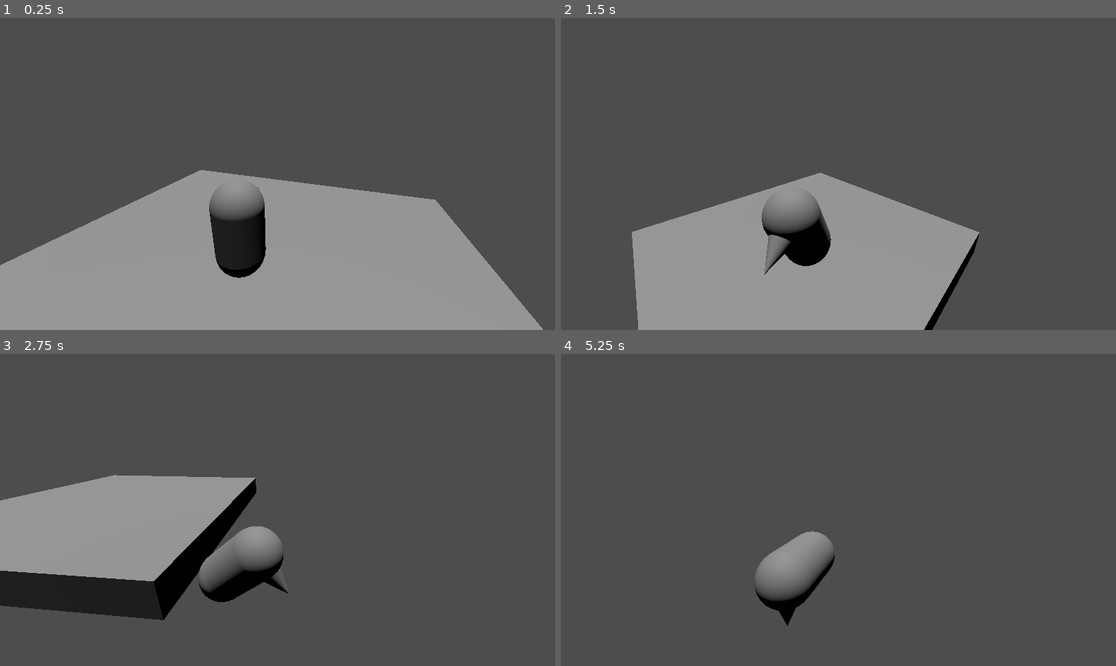
Above: before the commit, frames 1-4 (two rows, left to right).
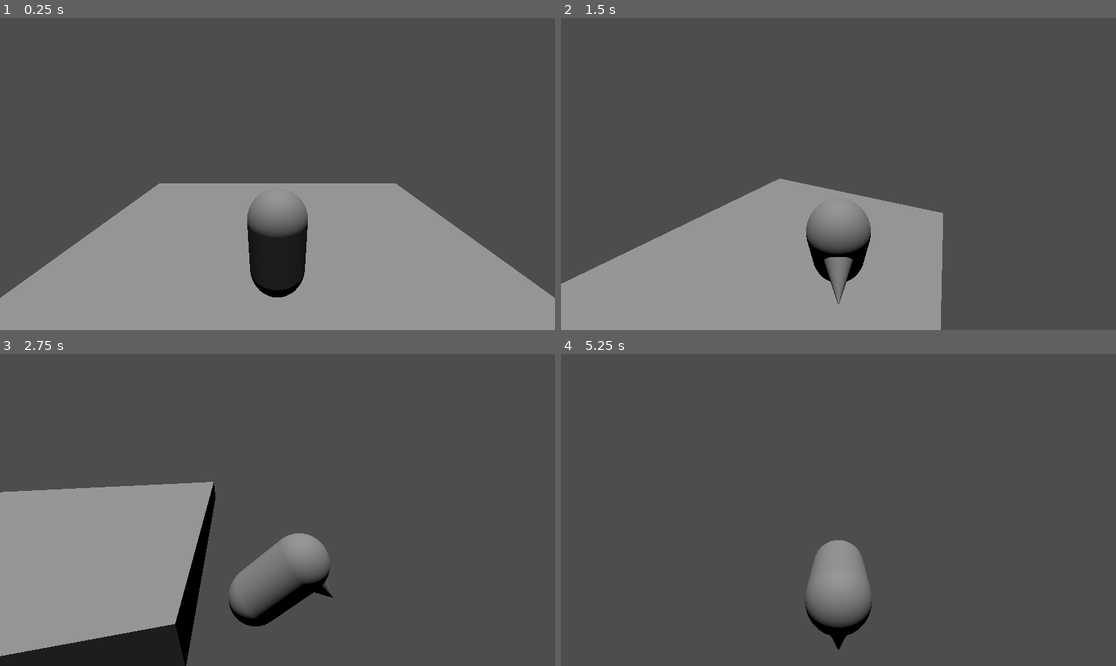
Above: after the commit, the same moments.

Repository: B1689542/Bannana-Barry-and-His-Quest-for-the-Third-Dimension
Game: Godot game, scene res://world.tscn
Same seed, same stepped clock (60 frames per second), same inputs: the game is played once before the commit and once after it.
Inputs (mouse positions are in pixels of both pictures, inside the frame that each line leads up to):
- Up to frame 1 (0.25 s): no input
- Up to frame 2 (1.5 s): tap Enter at 0.5 s; move the mouse to (960, 158) at 0.52 s; hold D (strafe_right) 0.53-1.28 s; tap Space (jump) at 0.77 s; move the mouse to (727, 189) at 1.27 s; hold S (move_back) from 1.28 s (still down)
- Up to frame 3 (2.75 s): tap Space (jump) at 1.52 s; move the mouse to (333, 441) at 2.02 s; release S (move_back) at 2.03 s; hold D (strafe_right) from 2.03 s (still down)
- Up to frame 4 (5.25 s): move the mouse to (810, 572) at 2.77 s; release D (strafe_right) at 2.78 s; hold W (move_forward) 2.78-3.53 s; tap Space (jump) at 3.02, 3.77, 4.52 s; move the mouse to (1005, 556) at 3.52 s; hold A (strafe_left) 3.53-5.03 s; move the mouse to (672, 463) at 4.27 s; move the mouse to (866, 510) at 5.02 s; hold S (move_back) from 5.03 s (still down)

The runs differ from the first frame. In frame 1, 7.6% of the frame differs, in the area x 0-100%, y 48-100%; in frame 2, 8.5%; in frame 3, 16%, in the area x 0-61%, y 38-100%; in frame 4, 4.1%.

Commit message:
Update player.tscn

Diff:
--- a/player.tscn
+++ b/player.tscn
@@ -28,4 +28,4 @@
 shape = SubResource("CapsuleShape3D_w3hhb")
 
 [node name="Camera3D" type="Camera3D" parent="Character"]
-transform = Transform3D(0.94679, -0.112115, 0.301694, 2.51382e-08, 0.937367, 0.348343, -0.321853, -0.329808, 0.887489, 1.76681, 2.37008, 2.90369)
+transform = Transform3D(1, 0, 0, 0, 0.937282, 0.348572, 0, -0.348572, 0.937282, 0, 2.37, 2.904)
